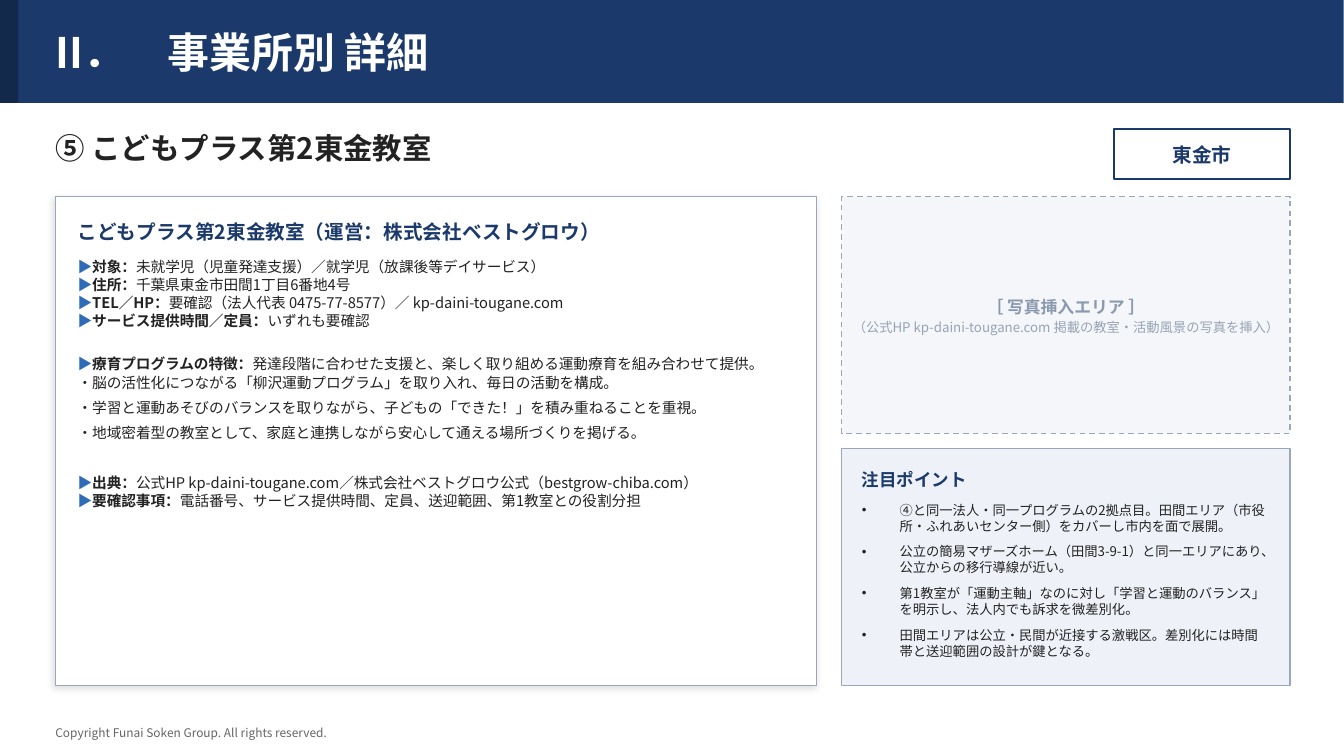
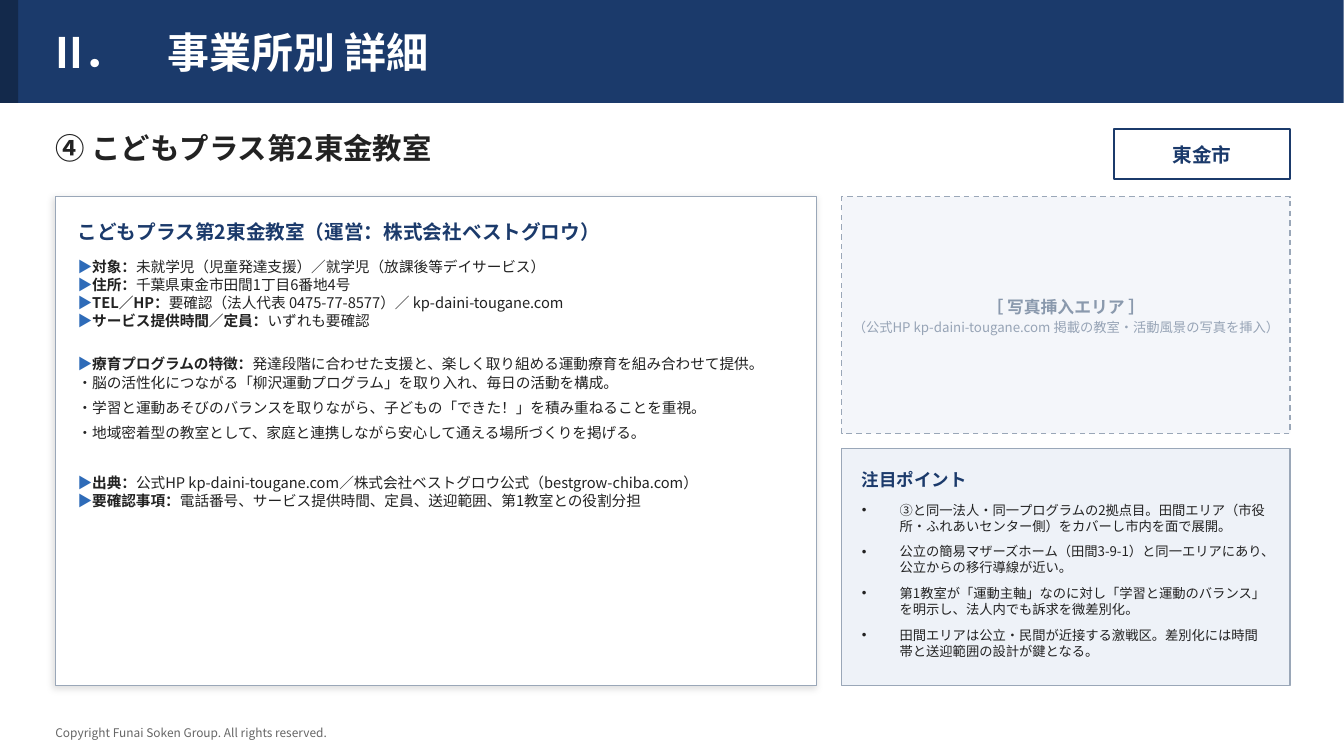
Before and after one commit to efejdjeifienfneafnwaj/-, a slide deck: slide 6 of 東金市_児童発達支援_事業所調査.pptx (slide 7 before the commit). Drawn at 1344x756 pixels with LibreOffice and Linux fonts; fonts in the diff are those of the drawing. Boxes give left, top, right and bottom in pixels: in the first picture for what was removed or moved away, otherwise in the second. Text is boxed around its words. In the diff, an @@ line names an element or a change of style, - is before the commit and + after.

```diff
--- a/東金市_児童発達支援_事業所調査.pptx
+++ b/東金市_児童発達支援_事業所調査.pptx
@@ text at [55,133,431,162]: text changed @@
-⑤ こどもプラス第2東金教室
+④ こどもプラス第2東金教室
@@ text at [900,504,1265,532]: text changed @@
-• ④と同一法人・同一プログラムの2拠点目。田間エリア（市役所・ふれあいセンター側）をカバーし市内を面で展開。
+• ③と同一法人・同一プログラムの2拠点目。田間エリア（市役所・ふれあいセンター側）をカバーし市内を面で展開。
```
Also in this commit, not shown: 9 other slides changed, 2 slides removed.
